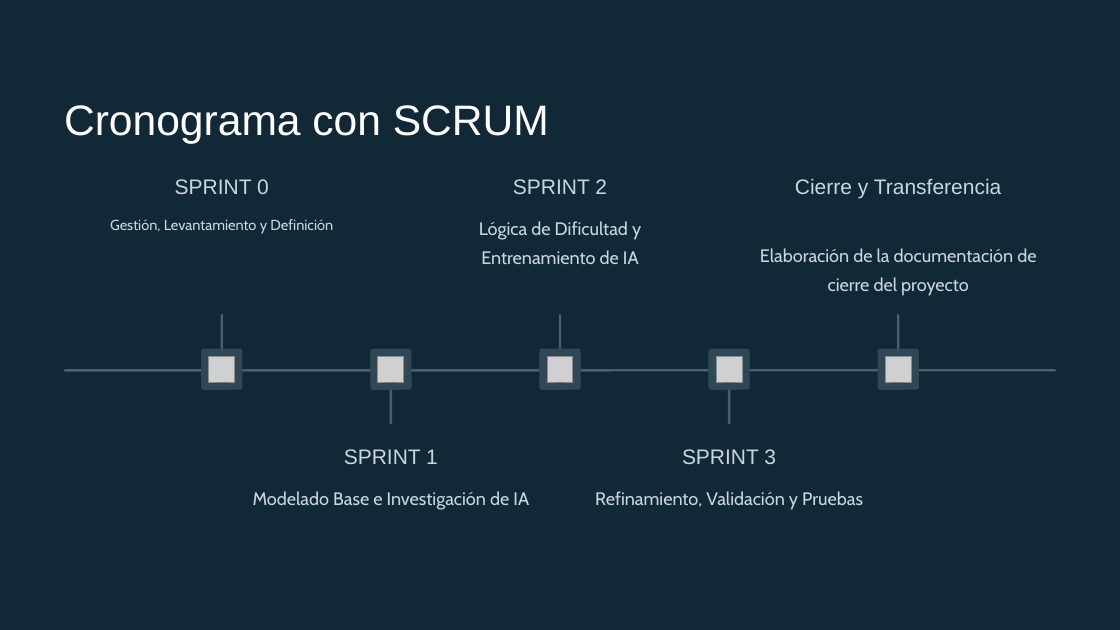
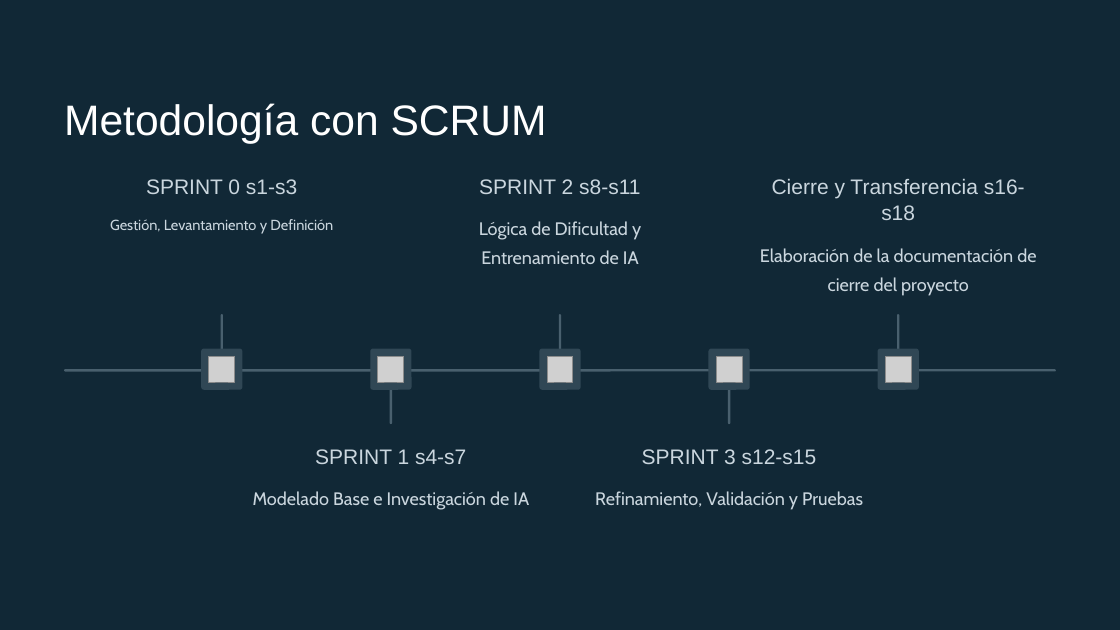
Before and after one commit to AlexArmijoAcevedo/Capstone_NeuroFlex, a slide deck: slide 7 of Fase 1/Evidencias Grupales/Presentacion Proyecto.pptx. Drawn at 1120x630 pixels with LibreOffice and Linux fonts; fonts in the diff are those of the drawing; grey boxes stand for pictures; background and template pictures are left out; a plain dark background stands for a picture behind light text. Boxes give left, top, right and bottom in pixels: in the first picture for what was removed or moved away, otherwise in the second. Text is boxed around its words. In the diff, an @@ line names an element or a change of style, - is before the commit and + after.

```diff
--- a/Fase 1/Evidencias Grupales/Presentacion Proyecto.pptx
+++ b/Fase 1/Evidencias Grupales/Presentacion Proyecto.pptx
@@ text at (64,103,547,144): text changed @@
-Cronograma con SCRUM
+Metodología con SCRUM
@@ text at (146,179,297,194): text changed @@
-SPRINT 0
+SPRINT 0 s1-s3
@@ text at (479,179,640,194): text changed @@
-SPRINT 2
+SPRINT 2 s8-s11
@@ text at (772,179,1025,220): text changed @@
-Cierre y Transferencia
+Cierre y Transferencia s16-s18
@@ text at (315,449,466,464): text changed @@
-SPRINT 1
+SPRINT 1 s4-s7
@@ text at (642,449,817,464): text changed @@
-SPRINT 3
+SPRINT 3 s12-s15
```
Also in this commit, not shown: 4 other slides changed, 2 slides added, 1 other file.
